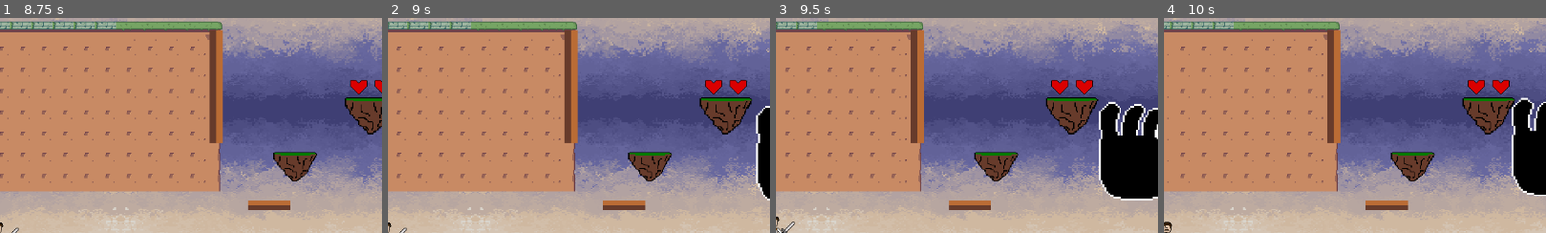
Above: before the commit, frames 1-4 (left to right).
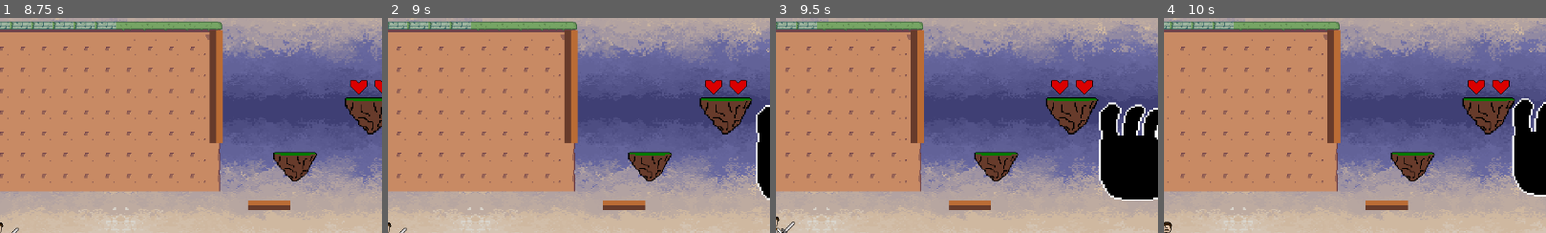
Above: after the commit, the same moments.

Repository: bscott519/NewColossalCrisisGame
Game: Godot game, scene res://Scenes/level_7.tscn
The game is run twice, just before and just after one commit, with the same random seed, the same clock (stepped at 60 frames per second) and the same inputs. This scene is started directly instead of the project's main scene. The engine's default icon, where the game draws it, is replaced by a stand-in: a white triangle on a blue panel in a dark square. Sound files missing from this copy of the repository are replaced by a short silence.
Inputs (mouse positions are % of the whole screen's width and height, from its top left):
- Up to frame 1 (8.75 s): tap Enter (enter) at 0.5, 1.35, 2.85, 4.35, 5.85, 7.35 s; move the mouse to (72, 45) at 0.52 s; hold Enter (enter) 0.53-1.28 s; hold D (right) 0.53-2.03 s; click (72, 45) at 0.6 s; tap Space (jump) at 0.77, 1.52, 3.02, 3.77, 4.52, 6.02, 6.77, 7.52 s; move the mouse to (30, 55) at 1.27 s; click (30, 55) at 1.55 s; move the mouse to (60, 28) at 2.02 s; hold A (left) 2.03-2.78 s; hold Enter (enter) 2.03-2.78 s; click (60, 28) at 2.1 s; move the mouse to (45, 70) at 2.77 s; hold D (right) 2.78-4.28 s; click (45, 70) at 3.05 s; move the mouse to (80, 65) at 3.52 s; hold Enter (enter) 3.53-4.28 s; click (80, 65) at 3.6 s; move the mouse to (20, 35) at 4.27 s; hold A (left) 4.28-5.03 s; click (20, 35) at 4.55 s; move the mouse to (55, 50) at 5.02 s; hold D (right) 5.03-5.78 s; hold Enter (enter) 5.03-5.78 s; click (55, 50) at 5.1 s; move the mouse to (35, 25) at 5.77 s; hold A (left) 5.78-7.28 s; click (35, 25) at 6.05 s; move the mouse to (72, 45) at 6.52 s; hold Enter (enter) 6.53-7.28 s; click (72, 45) at 6.6 s; move the mouse to (30, 55) at 7.27 s; hold D (right) from 7.28 s (still down); click (30, 55) at 7.55 s; move the mouse to (60, 28) at 8.02 s; hold Enter (enter) from 8.03 s (still down); click (60, 28) at 8.1 s
- Up to frame 2 (9 s): keep holding D (right); move the mouse to (45, 70) at 8.77 s; release Enter (enter) at 8.78 s; tap Enter (enter) at 8.85 s
- Up to frame 3 (9.5 s): keep holding D (right); tap Space (jump) at 9.02 s; click (45, 70) at 9.05 s
- Up to frame 4 (10 s): move the mouse to (80, 65) at 9.52 s; release D (right) at 9.53 s; hold A (left) from 9.53 s (still down); hold Enter (enter) from 9.53 s (still down); click (80, 65) at 9.6 s; tap Space (jump) at 9.77 s
The pictures show only the part of the screen within x 50-100%, y 10-60%; the shares and areas given below are measured in that part.

Frame 1 is identical in both runs. In frame 2, 0.2% of the frame differs, in the area x 96-100%, y 40-85%; in frame 3, 0.5%, in the area x 84-100%, y 38-85%; in frame 4, 0.4%.

Commit message:
almost done basic swipe attacks

Diff:
--- a/Scenes/master_giant.tscn
+++ b/Scenes/master_giant.tscn
@@ -420,6 +420,18 @@
 "update": 1,
 "values": [false]
 }
+tracks/10/type = "value"
+tracks/10/imported = false
+tracks/10/enabled = true
+tracks/10/path = NodePath("AnimationTree:parameters/conditions/left_swipe")
+tracks/10/interp = 1
+tracks/10/loop_wrap = true
+tracks/10/keys = {
+"times": PackedFloat32Array(1.96667),
+"transitions": PackedFloat32Array(1),
+"update": 1,
+"values": [false]
+}
 
 [sub_resource type="Animation" id="Animation_gv2vs"]
 resource_name = "LeftHandBlast"
@@ -750,6 +762,30 @@
 "transitions": PackedFloat32Array(1),
 "update": 0,
 "values": [0.0]
+}
+tracks/16/type = "value"
+tracks/16/imported = false
+tracks/16/enabled = true
+tracks/16/path = NodePath("AnimationTree:parameters/conditions/left_swipe")
+tracks/16/interp = 1
+tracks/16/loop_wrap = true
+tracks/16/keys = {
+"times": PackedFloat32Array(0),
+"transitions": PackedFloat32Array(1),
+"update": 1,
+"values": [false]
+}
+tracks/17/type = "value"
+tracks/17/imported = false
+tracks/17/enabled = true
+tracks/17/path = NodePath("AnimationTree:parameters/conditions/right_swipe")
+tracks/17/interp = 1
+tracks/17/loop_wrap = true
+tracks/17/keys = {
+"times": PackedFloat32Array(0),
+"transitions": PackedFloat32Array(1),
+"update": 1,
+"values": [false]
 }
 
 [sub_resource type="Animation" id="Animation_lp5c8"]
@@ -875,6 +911,18 @@
 "update": 1,
 "values": [false]
 }
+tracks/10/type = "value"
+tracks/10/imported = false
+tracks/10/enabled = true
+tracks/10/path = NodePath("AnimationTree:parameters/conditions/right_swipe")
+tracks/10/interp = 1
+tracks/10/loop_wrap = true
+tracks/10/keys = {
+"times": PackedFloat32Array(2),
+"transitions": PackedFloat32Array(1),
+"update": 1,
+"values": [false]
+}
 
 [sub_resource type="Animation" id="Animation_2htnq"]
 resource_name = "RightHandBlast"
@@ -1162,10 +1210,16 @@
 advance_condition = &"left_swipe"
 
 [sub_resource type="AnimationNodeStateMachineTransition" id="AnimationNodeStateMachineTransition_jhu71"]
+advance_mode = 2
 advance_condition = &"right_swipe"
 
 [sub_resource type="AnimationNodeStateMachineTransition" id="AnimationNodeStateMachineTransition_2htnq"]
 switch_mode = 2
+advance_mode = 2
+
+[sub_resource type="AnimationNodeStateMachineTransition" id="AnimationNodeStateMachineTransition_gv2vs"]
+switch_mode = 2
+advance_mode = 2
 
 [sub_resource type="AnimationNodeStateMachine" id="AnimationNodeStateMachine_xa0uu"]
 states/Idle/node = SubResource("AnimationNodeAnimation_lp5c8")
@@ -1177,8 +1231,8 @@
 states/SETUP/node = SubResource("AnimationNodeAnimation_7omvd")
 states/SETUP/position = Vector2(304.06, 101.025)
 states/Start/position = Vector2(139.5, 100.512)
-transitions = ["Start", "SETUP", SubResource("AnimationNodeS …(317 unchanged characters)… mationNodeStateMachineTransition_2htnq")]
-graph_offset = Vector2(100.26, -24.0675)
+transitions = ["Start", "SETUP", SubResource("AnimationNodeS …(317 unchanged characters)… mationNodeStateMachineTransition_2htnq"), "RightHandAttack", "Idle", SubResource("AnimationNodeStateMachineTransition_gv2vs")]
+graph_offset = Vector2(178.38, 37.7325)
 
 [sub_resource type="AtlasTexture" id="AtlasTexture_gv2vs"]
 atlas = ExtResource("4_7omvd")
--- a/Scripts/master_giant.gd
+++ b/Scripts/master_giant.gd
@@ -19,4 +19,5 @@
 		attack()
 
 func attack():
-	var atk = atk_set
+	var atk = atk_set[randi()%atk_set.size()]
+	animation_tree.set_condition(atk, true)
--- a/Scripts/mg_animationtree.gd
+++ b/Scripts/mg_animationtree.gd
@@ -1,4 +1,4 @@
 extends AnimationTree
 
-func set_condition(condtition_name, value):
-	set("parameters/conditions/" + condtition_name, value)
+func set_condition(condition_name, value):
+	set("parameters/conditions/" + condition_name, value)
Not shown: 1 places in Scenes/master_giant.tscn that only renumber resources
